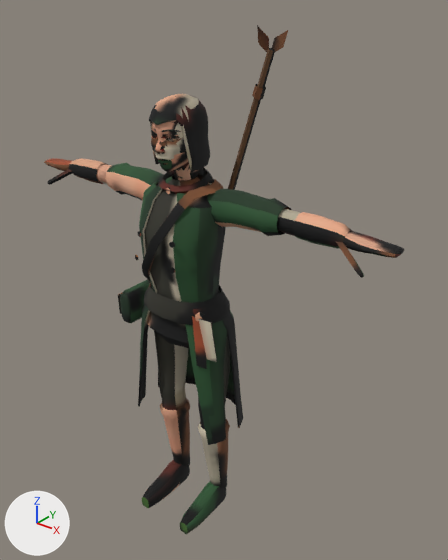
One commit to the glTF model assets/verse/characters/original/alice/alice.lod2.gltf: the scene before it, then after it.
Before and after are seen from a 50 mm lens placed at (1.456, -1.569, 2.133), pointed at (0.088, 0.14, 1.074). The axes (+X, +Y, +Z) are drawn at lower left. The lights are the same throughout. The older version comes first. Vertices at exactly the same position are counted once.

Objects in the first picture: 'Alice'.
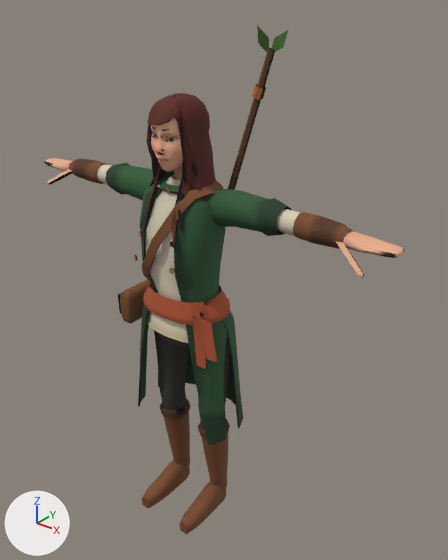
The change, as a diff of the scene's bpy script:
```diff
--- a/assets/verse/characters/original/alice/alice.lod2.gltf.py
+++ b/assets/verse/characters/original/alice/alice.lod2.gltf.py
@@ me_alice @@
 # used by ob_alice; location = (0.0, 0.0, 0.0)
-me_alice.from_pydata(...)  # 3719 vertices, 6455 faces; spans x -0.82..0.82, y -0.17..0.22, z 0.0..2.0
+me_alice.from_pydata(...)  # 3973 vertices, 6897 faces; spans x -0.82..0.82, y -0.17..0.22, z 0.0..2.0
+# me_alice part 1: a new loose piece of 32 vertices spanning x -0.09..-0.06, y -0.12..0.0, z 1.33..1.6, in mat_alice (picture img_alice_basecolor)
+# me_alice part 2: 205 vertices moved within x -0.18..0.18, y -0.12..0.15, z 1.0..1.79; 636 vertices removed from x -0.13..0.13, y -0.15..0.15, z 1.0..1.78; 858 vertices added at x -0.18..0.18, y -0.16..0.15, z 1.0..1.79
+# me_alice part 3: 3823 kept faces spanning x -0.82..0.82, y -0.17..0.22, z 0.0..2.0 get new texture (UV) coordinates
 me_alice.materials.append(mat_alice)
```

Changed parts and their boxes [x1, y1, x2, y2] in the pictures (448 x 560 px; the box of a moved part takes in the faces that stretch with it):
part 1 of me_alice, added: after [140, 162, 160, 228]
part 2 of me_alice, moved or reshaped: before [136, 94, 230, 325]; after [134, 93, 230, 325]
part 3 of me_alice, surface changed: [44, 25, 404, 534] in both
